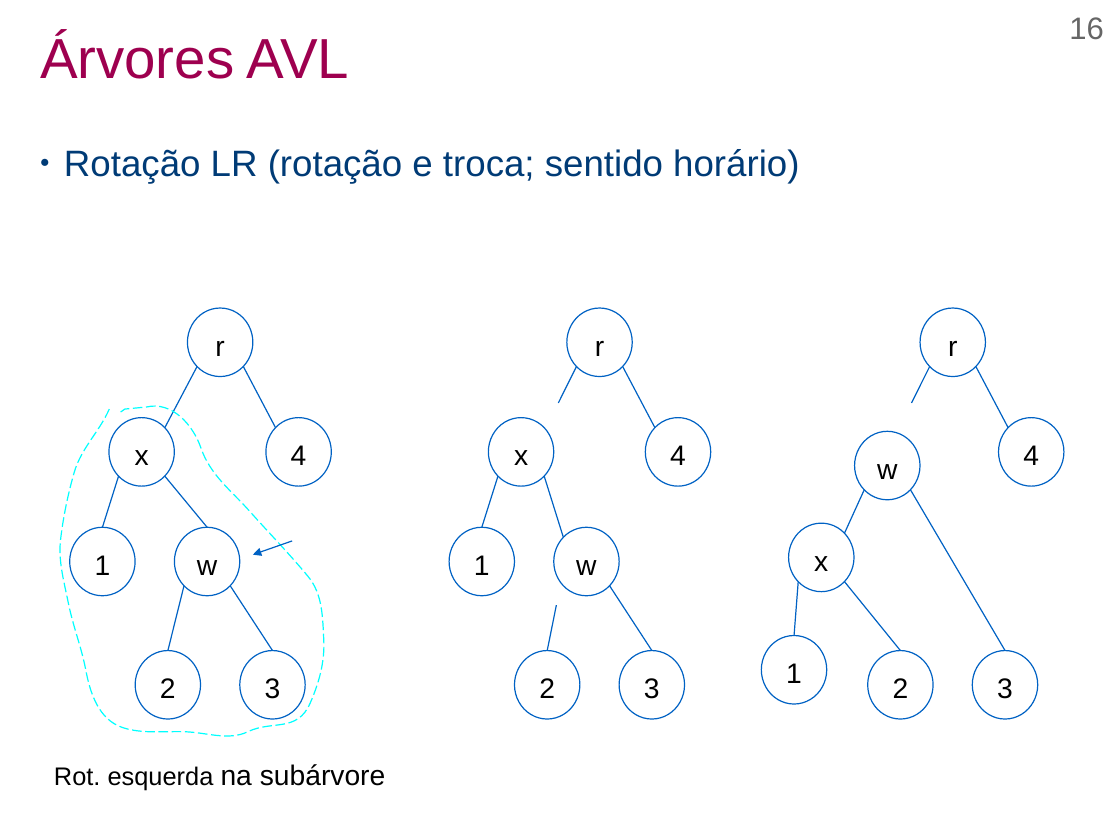
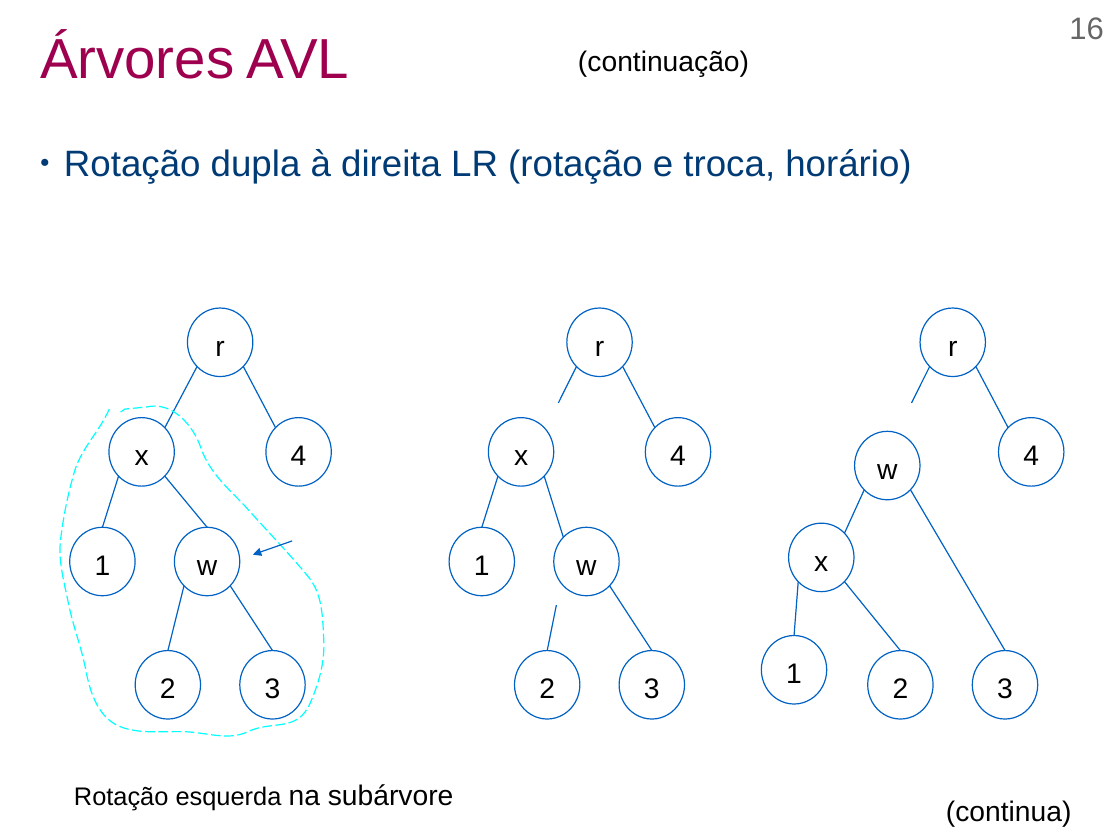
Before and after one commit to efurlanm/teaching, a slide deck: slide 16 of aed/AED-U3S3-Arvores.odp. Drawn at 1120x840 pixels with LibreOffice and Linux fonts; fonts in the diff are those of the drawing. Boxes give left, top, right and bottom in pixels: in the first picture for what was removed or moved away, otherwise in the second. Text is boxed around its words. In the diff, an @@ line names an element or a change of style, - is before the commit and + after.

```diff
--- a/aed/AED-U3S3-Arvores.odp
+++ b/aed/AED-U3S3-Arvores.odp
@@ text added at (578, 50, 749, 77), 20 pt, text #000000 @@
+(continuação)
@@ text at (64, 149, 911, 183): text changed @@
-● Rotação LR (rotação e troca; sentido horário)
+● Rotação dupla à direita LR (rotação e troca, horário)
@@ text at (74, 784, 454, 810): text changed @@
-Rot. esquerda na subárvore
+Rotação esquerda na subárvore
@@ text added at (946, 800, 1072, 827), 20 pt, text #000000 @@
+(continua)
```
Also in this commit, not shown: 18 other slides changed, 2 slides added, 3 other files.
